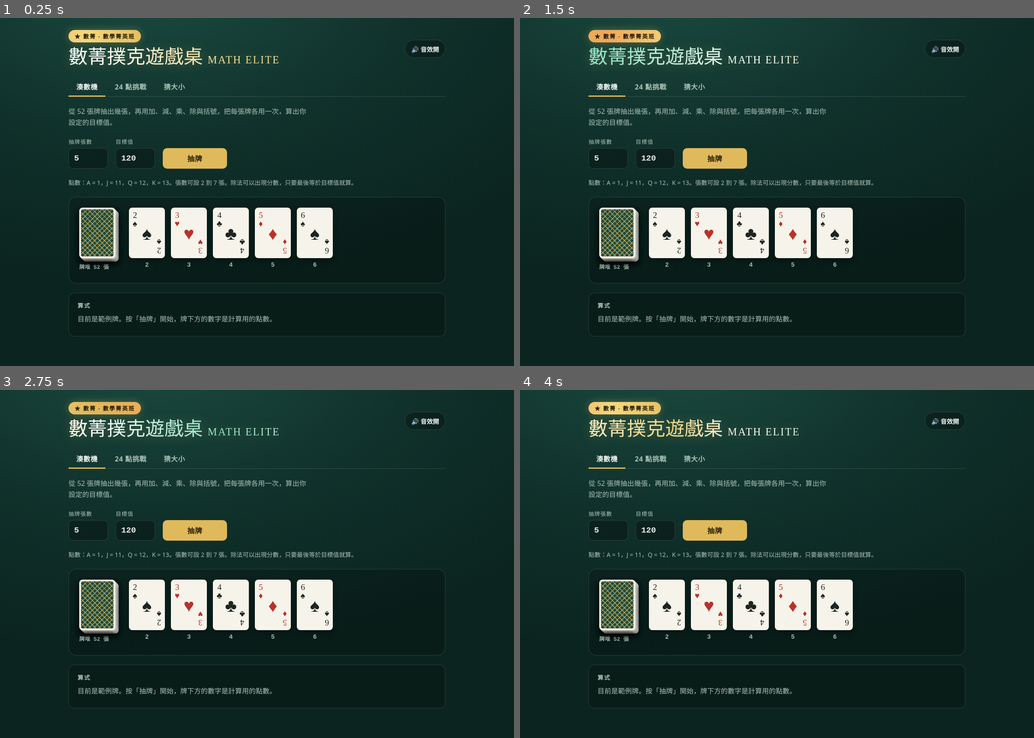
Above: before the commit, frames 1-4 (two rows, left to right).
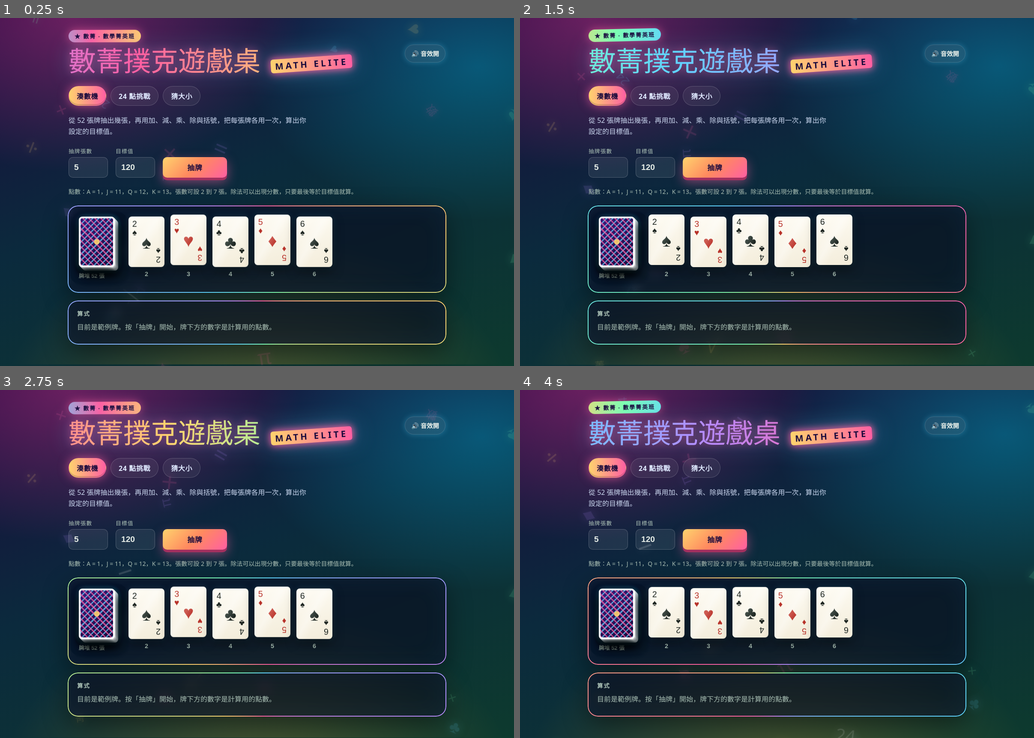
Above: after the commit, the same moments.

Repository: smartsmart/games
Game: browser game, page poker.html
The game is run twice, just before and just after one commit, with the same random seed, the same clock (stepped at 60 frames per second) and the same inputs.
Inputs:
- Up to frame 1 (0.25 s): no input
- Up to frame 2 (1.5 s): hold Down 1.03-1.3 s; tap Space at 1.1 s; hold Up from 1.35 s (still down)
- Up to frame 3 (2.75 s): tap Space at 1.6, 2.1, 2.6 s; release Up at 1.65 s; hold Up 1.7-1.93 s; hold Down 1.98-2.32 s; hold Down 2.37-2.63 s; hold Up from 2.68 s (still down)
- Up to frame 4 (4 s): release Up at 2.98 s; hold Up 3.03-3.27 s; tap Space at 3.1, 3.6 s; hold Down 3.32-3.65 s; hold Down 3.7-3.97 s

The runs differ from the first frame. In frame 1, 56% of the frame differs, in the area x 0-100%, y 0-100%; in frame 2, 56%; in frame 3, 56%; in frame 4, 55%.

Commit message:
poker: 花俏霓虹 UI、微軟正黑體

Diff:
--- a/poker.html
+++ b/poker.html
@@ -1,7 +1,6 @@
-<!doctype html><html><head><meta charset=utf8><meta name=vie …(259 unchanged characters)… ,0px)}body{margin:0;padding:0;font:14px -apple-system,BlinkMacSystemFont,sans-serif;background:#fff;color:#000}i …(99 unchanged characters)…
+<!doctype html><html><head><meta charset=utf8><meta name=vie …(259 unchanged characters)… ,0px)}body{margin:0;padding:0;font:14px "Microsoft JhengHei","微軟正黑體",sans-serif;background:#fff;color:#000}i …(99 unchanged characters)…
 <title>數菁撲克遊戲桌</title>
 <meta name="claude:viewport-fit-sides" content="cover">
-<link rel="stylesheet" href="https://fonts.googleapis.com/css2?family=DM+Serif+Display&family=JetBrains+Mono:wght@400;600&family=Noto+Sans+TC:wght@400;600&family=Space+Grotesk:wght@500;600&display=swap">
 <style>
 /* Layout: one felt table. Controls on top, deck at left and the dealt hand beside it, equation slip underneath. Single committed look, dark felt. */
 :root {
@@ -15,9 +14,9 @@
   --brass: #e0b95a;
   --brass-ink: #2a2108;
   --line: rgba(255, 255, 255, 0.14);
-  --font-display: "DM Serif Display", "Noto Serif TC", "Songti TC", serif;
-  --font-ui: "Space Grotesk", "Noto Sans TC", "PingFang TC", "Microsoft JhengHei", system-ui, sans-serif;
-  --font-mono: "JetBrains Mono", ui-monospace, Menlo, Consolas, monospace;
+  --font-display: "Microsoft JhengHei", "微軟正黑體", "PingFang TC", "Noto Sans TC", sans-serif;
+  --font-ui: "Microsoft JhengHei", "微軟正黑體", "PingFang TC", "Noto Sans TC", system-ui, sans-serif;
+  --font-mono: "Microsoft JhengHei", "微軟正黑體", "PingFang TC", "Noto Sans TC", sans-serif;
   --cw: 84px;
   --ch: 118px;
   color-scheme: dark;
@@ -231,6 +230,187 @@
 .mini.red { color: var(--red); }
 .check { display: inline-flex; gap: 8px; align-items: center; color: var(--mist); font-size: .9rem; cursor: pointer; }
 .odds { margin: 0; font: .9rem var(--font-mono); color: var(--mist); }
+
+/* ================= 誇張花俏版 UI ================= */
+body {
+  background:
+    radial-gradient(900px 600px at 10% 0%, rgba(255, 64, 160, .35), transparent 60%),
+    radial-gradient(900px 600px at 95% 10%, rgba(0, 200, 255, .30), transparent 60%),
+    radial-gradient(1000px 700px at 50% 110%, rgba(255, 190, 40, .28), transparent 60%),
+    linear-gradient(160deg, #1a0b3d 0%, #0b2a3d 45%, #0d3a2e 100%) fixed;
+  background-size: 140% 140%, 140% 140%, 140% 140%, 100% 100%;
+  animation: bgmove 18s ease-in-out infinite alternate;
+  overflow-x: hidden;
+}
+@keyframes bgmove {
+  0% { background-position: 0% 0%, 100% 0%, 50% 100%, 0 0; }
+  100% { background-position: 30% 20%, 70% 30%, 40% 80%, 0 0; }
+}
+.floaters { position: fixed; inset: 0; pointer-events: none; z-index: 0; overflow: hidden; }
+.floaters span {
+  position: absolute; bottom: -80px; font-size: var(--s); opacity: .16; color: var(--c);
+  animation: floatup var(--d) linear infinite; animation-delay: var(--dl);
+  text-shadow: 0 0 20px currentColor;
+}
+@keyframes floatup {
+  from { transform: translateY(0) rotate(0deg); }
+  to { transform: translateY(-120vh) rotate(var(--r)); }
+}
+.wrap { position: relative; z-index: 1; }
+
+/* 標題：霓虹 + 彩虹流動 */
+h1.glow {
+  font-size: clamp(2.3rem, 8vw, 4rem);
+  background: linear-gradient(90deg, #ff5fa2, #ffd36e, #7dffb3, #5fd4ff, #b48cff, #ff5fa2);
+  background-size: 300% 100%; -webkit-background-clip: text; background-clip: text; color: transparent;
+  animation: slide 5s linear infinite;
+  filter: drop-shadow(0 0 10px rgba(255, 95, 162, .55)) drop-shadow(0 0 26px rgba(95, 212, 255, .35));
+}
+h1.glow .su {
+  display: inline-block; vertical-align: middle; margin-left: 6px; padding: 2px 10px; border-radius: 6px;
+  font: 700 .32em var(--font-ui); letter-spacing: .25em; color: #1a0b3d; -webkit-text-fill-color: #1a0b3d;
+  background: linear-gradient(90deg, #ffd36e, #ff5fa2); transform: rotate(-4deg);
+  box-shadow: 0 0 16px rgba(255, 95, 162, .7);
+}
+.badge {
+  background: linear-gradient(90deg, #ff5fa2, #ffd36e, #7dffb3, #5fd4ff, #ff5fa2); background-size: 300% 100%;
+  color: #1a0b3d; box-shadow: 0 0 22px rgba(255, 95, 162, .6); animation: slide 4s linear infinite, bob 2.4s ease-in-out infinite;
+}
+@keyframes bob { 50% { transform: translateY(-3px) rotate(-1.5deg); } }
+
+/* 分頁：發光膠囊 */
+.tabs { border: 0; gap: 10px; }
+.tab {
+  border: 1px solid rgba(255, 255, 255, .18); border-radius: 999px; margin: 0;
+  background: rgba(255, 255, 255, .06); color: #dfe9ff; backdrop-filter: blur(6px);
+  transition: transform .2s, box-shadow .2s, background .2s;
+}
+.tab:hover { transform: translateY(-2px) scale(1.04); box-shadow: 0 0 18px rgba(95, 212, 255, .5); }
+.tab[aria-selected="true"] {
+  color: #1a0b3d; border-color: transparent;
+  background: linear-gradient(90deg, #ffd36e, #ff5fa2); box-shadow: 0 0 24px rgba(255, 95, 162, .7), inset 0 -3px 0 rgba(0, 0, 0, .15);
+}
+
+/* 牌桌 / 面板：彩虹流光邊框 */
+.table, .results {
+  position: relative; border: 0; border-radius: 22px; isolation: isolate;
+  background: rgba(10, 8, 30, .55); backdrop-filter: blur(10px);
+  box-shadow: 0 20px 60px rgba(0, 0, 0, .45), inset 0 0 60px rgba(95, 212, 255, .06);
+}
+.table::before, .results::before {
+  content: ""; position: absolute; inset: -2px; border-radius: 24px; z-index: -1; padding: 2px;
+  background: conic-gradient(from var(--ang, 0deg), #ff5fa2, #ffd36e, #7dffb3, #5fd4ff, #b48cff, #ff5fa2);
+  -webkit-mask: linear-gradient(#000 0 0) content-box, linear-gradient(#000 0 0);
+  -webkit-mask-composite: xor; mask-composite: exclude;
+  animation: spin 6s linear infinite;
+}
+@property --ang { syntax: "<angle>"; initial-value: 0deg; inherits: false; }
+@keyframes spin { to { --ang: 360deg; } }
+
+/* 按鈕：漸層 + 光澤掃過 */
+.btn.main {
+  position: relative; overflow: hidden; color: #1a0b3d; border: 0;
+  background: linear-gradient(135deg, #ffd36e 0%, #ff8a5f 50%, #ff5fa2 100%);
+  box-shadow: 0 6px 0 #a3305f, 0 10px 26px rgba(255, 95, 162, .5);
+  transition: transform .12s, box-shadow .12s;
+}
+.btn.main::after {
+  content: ""; position: absolute; top: 0; left: -60%; width: 40%; height: 100%;
+  background: linear-gradient(100deg, transparent, rgba(255, 255, 255, .65), transparent);
+  transform: skewX(-20deg); animation: shine 2.8s ease-in-out infinite;
+}
+@keyframes shine { 0%, 60% { left: -60%; } 100% { left: 130%; } }
+.btn.main:hover:not(:disabled) { transform: translateY(-2px) scale(1.03); filter: none; }
+.btn.main:active:not(:disabled) { transform: translateY(4px); box-shadow: 0 2px 0 #a3305f, 0 4px 12px rgba(255, 95, 162, .4); }
+.btn.ghost { background: rgba(255, 255, 255, .07); border-color: rgba(255, 255, 255, .22); backdrop-filter: blur(6px); }
+.btn.ghost:hover:not(:disabled) { border-color: #5fd4ff; box-shadow: 0 0 16px rgba(95, 212, 255, .45); }
+#hLo { background: linear-gradient(135deg, #5fd4ff 0%, #7d8bff 55%, #b48cff 100%); box-shadow: 0 6px 0 #4a3aa3, 0 10px 26px rgba(125, 139, 255, .5); }
+#hLo:active:not(:disabled) { box-shadow: 0 2px 0 #4a3aa3; }
+
+/* 運算鍵：糖果按鈕 */
+.op {
+  border: 0; color: #fff; font-size: 1.8rem; text-shadow: 0 2px 0 rgba(0, 0, 0, .25);
+  box-shadow: 0 5px 0 rgba(0, 0, 0, .35), 0 0 18px rgba(255, 255, 255, .08);
+  transition: transform .12s;
+}
+.op[data-op="+"] { background: linear-gradient(135deg, #3ee0a0, #12a87a); }
+.op[data-op="−"] { background: linear-gradient(135deg, #5fd4ff, #2b7bff); }
+.op[data-op="×"] { background: linear-gradient(135deg, #ffb35f, #ff6b3d); }
+.op[data-op="÷"] { background: linear-gradient(135deg, #c48cff, #7d4bff); }
+.op:hover:not(:disabled) { transform: translateY(-3px) scale(1.08) rotate(-3deg); }
+.op[aria-pressed="true"] { color: #fff; transform: scale(1.15); box-shadow: 0 0 0 3px #fff, 0 0 28px rgba(255, 255, 255, .8); }
+
+/* 數據：霓虹數字 */
+.hud { gap: 12px; }
+.stat {
+  min-width: 92px; padding: 8px 16px; border-radius: 14px;
+  background: rgba(255, 255, 255, .07); border: 1px solid rgba(255, 255, 255, .14); backdrop-filter: blur(6px);
+}
+.stat b { color: #ffe9a8; text-shadow: 0 0 12px rgba(255, 211, 110, .8); }
+.hud .stat:nth-child(2) b { color: #a8f0ff; text-shadow: 0 0 12px rgba(95, 212, 255, .9); }
+.hud .stat:nth-child(3) b { color: #ffb3d6; text-shadow: 0 0 12px rgba(255, 95, 162, .9); }
+.hud .stat:nth-child(4) b { color: #b9ffd9; text-shadow: 0 0 12px rgba(125, 255, 179, .9); }
+.hud .stat.warn b { color: #ff6b5a; text-shadow: 0 0 14px #ff6b5a; animation: blink .5s infinite alternate; }
+.timebar { height: 12px; background: rgba(255, 255, 255, .1); box-shadow: inset 0 0 8px rgba(0, 0, 0, .4); }
+.timebar i { background: linear-gradient(90deg, #7dffb3, #5fd4ff, #ffd36e); box-shadow: 0 0 14px rgba(95, 212, 255, .8); }
+
+/* 目標：大大的發光數字 */
+.goal { font-size: clamp(1.8rem, 6vw, 2.6rem); }
+.goal b {
+  display: inline-block; padding: 0 14px; border-radius: 12px; color: #1a0b3d;
+  background: linear-gradient(135deg, #ffd36e, #ff5fa2); box-shadow: 0 0 26px rgba(255, 95, 162, .7);
+  animation: pulse 1.6s ease-in-out infinite;
+}
+@keyframes pulse { 50% { transform: scale(1.08); box-shadow: 0 0 40px rgba(255, 211, 110, .9); } }
+
+/* 牌：浮動 + 3D 傾斜 + 光澤 */
+.front { background: linear-gradient(160deg, #fffdf6 0%, #f3ecd9 100%); }
+.front::after {
+  content: ""; position: absolute; inset: 0; border-radius: inherit;
+  background: linear-gradient(120deg, transparent 30%, rgba(255, 255, 255, .7) 45%, transparent 60%);
+  mix-blend-mode: soft-light;
+}
+.back {
+  background:
+    radial-gradient(circle at 50% 50%, rgba(255, 211, 110, .9) 0 9%, transparent 10%),
+    repeating-linear-gradient(45deg, rgba(255, 95, 162, .7) 0 3px, transparent 3px 10px),
+    repeating-linear-gradient(-45deg, rgba(95, 212, 255, .7) 0 3px, transparent 3px 10px),
+    linear-gradient(135deg, #3b1a7a, #1a0b3d);
+  border-color: #fff;
+}
+.face { box-shadow: 0 10px 24px rgba(0, 0, 0, .5), 0 0 18px rgba(95, 212, 255, .15); }
+.hand .slot:nth-child(odd) .cardwrap, .tiles .tile:nth-child(odd) { animation: hover1 3s ease-in-out infinite; }
+.hand .slot:nth-child(even) .cardwrap, .tiles .tile:nth-child(even) { animation: hover1 3s ease-in-out -1.5s infinite; }
+@keyframes hover1 { 50% { translate: 0 -5px; } }
+.tile:hover:not(:disabled) { transform: translateY(-6px) rotate(-4deg) scale(1.06); }
+.tile.sel { transform: translateY(-12px) scale(1.1) rotate(2deg); outline: 0; box-shadow: 0 0 0 3px #fff, 0 0 30px #ffd36e, 0 0 60px #ff5fa2; }
+.tile.merged { background: linear-gradient(160deg, #fff6d6, #ffd9ec); }
+.merged .mv { color: #7d1f5a; }
+.duel .cardwrap { transition: transform .3s; }
+.duel .cardwrap:first-child { transform: rotate(-5deg); }
+.duel .cardwrap:last-child { transform: rotate(4deg); }
+.vs {
+  font: 700 2rem var(--font-display); color: #ffd36e; text-shadow: 0 0 16px #ff5fa2;
+  animation: pulse 1.2s ease-in-out infinite;
+}
+.mini { box-shadow: 0 3px 8px rgba(0, 0, 0, .4); transform: rotate(var(--rt, 0deg)); }
+.msg { font-weight: 600; font-size: 1.05rem; }
+.msg.good { color: #7dffb3; text-shadow: 0 0 12px rgba(125, 255, 179, .6); }
+.msg.bad { color: #ff8aa8; text-shadow: 0 0 12px rgba(255, 95, 162, .5); }
+.rank {
+  font-size: 2rem; border: 0; color: #fff;
+  background: linear-gradient(135deg, rgba(255, 95, 162, .35), rgba(95, 212, 255, .3), rgba(255, 211, 110, .35));
+  box-shadow: 0 0 40px rgba(255, 95, 162, .5); text-shadow: 0 0 14px rgba(255, 211, 110, .9);
+}
+.eqs .res { color: #ffd36e; text-shadow: 0 0 10px rgba(255, 211, 110, .7); }
+.field input, .field select { background: rgba(255, 255, 255, .08); border-color: rgba(255, 255, 255, .2); }
+.sound { background: rgba(255, 255, 255, .08); box-shadow: 0 0 14px rgba(95, 212, 255, .3); }
+.sub { color: #c9d6ee; }
+
+@media (prefers-reduced-motion: reduce) {
+  body, .floaters span, .badge, h1.glow, .table::before, .results::before, .btn.main::after,
+  .goal b, .vs, .hand .cardwrap, .tiles .tile { animation: none !important; }
+}
 
 @media (max-width: 640px) {
   :root { --cw: 58px; --ch: 82px; }
@@ -665,6 +845,21 @@
 ]);
 setPhase('idle');
 
+/* ---------- 背景漂浮的花色與數學符號 ---------- */
+(function () {
+  var box = document.createElement('div'); box.className = 'floaters'; box.setAttribute('aria-hidden', 'true');
+  var S = ['♠', '♥', '♦', '♣', '+', '−', '×', '÷', '=', '24', 'π', '√', '數', '菁'];
+  var CL = ['#ff5fa2', '#ffd36e', '#7dffb3', '#5fd4ff', '#b48cff', '#ffffff'];
+  var h = '';
+  for (var i = 0; i < 26; i++) {
+    h += '<span style="left:' + (Math.random() * 100) + '%;--s:' + (18 + Math.random() * 46) + 'px;--c:' + CL[i % CL.length] +
+      ';--d:' + (14 + Math.random() * 18) + 's;--dl:-' + (Math.random() * 30) + 's;--r:' + (Math.random() * 720 - 360) + 'deg">' +
+      S[i % S.length] + '</span>';
+  }
+  box.innerHTML = h;
+  document.body.insertBefore(box, document.body.firstChild);
+})();
+
 /* ---------- FX：彩帶、音效、跳字、震動 ---------- */
 var FX = (function () {
   var cv = document.createElement('canvas'); cv.id = 'fx'; document.body.appendChild(cv);
@@ -680,7 +875,7 @@
       p.vy += 0.32; p.vx *= 0.99; p.x += p.vx; p.y += p.vy; p.r += p.vr; p.life--;
       ctx.save(); ctx.globalAlpha = Math.min(1, p.life / 40);
       ctx.translate(p.x * dpr, p.y * dpr); ctx.rotate(p.r); ctx.fillStyle = p.c;
-      if (p.t) { ctx.font = '700 ' + (p.s * dpr * 2) + 'px "DM Serif Display", serif'; ctx.textAlign = 'center'; ctx.fillText(p.t, 0, 0); }
+      if (p.t) { ctx.font = '700 ' + (p.s * dpr * 2) + 'px "Microsoft JhengHei", "PingFang TC", sans-serif'; ctx.textAlign = 'center'; ctx.fillText(p.t, 0, 0); }
       else ctx.fillRect(-p.s * dpr / 2, -p.s * dpr / 4, p.s * dpr, p.s * dpr / 2);
       ctx.restore();
     });
